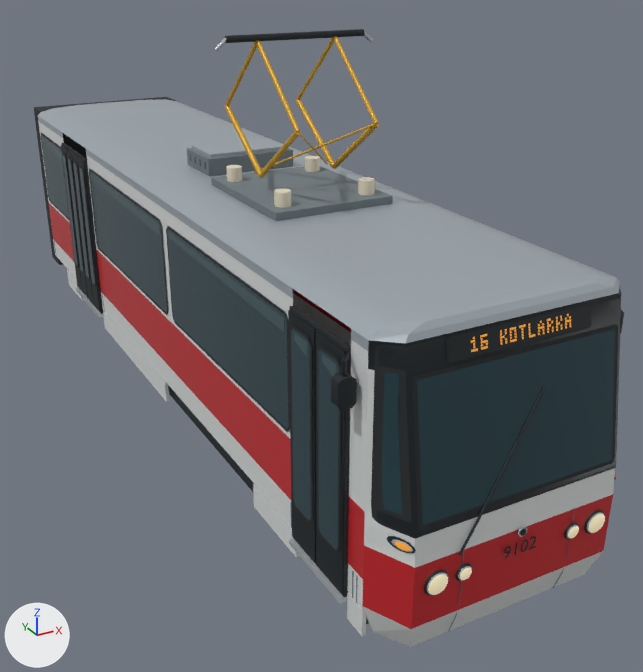
What one commit did to the glTF model assets/models/kt8d5-c.glb.
One viewpoint serves both versions: a camera (50 mm lens) standing at (-4.36, -9.99, 5.62) and looking at (0.6, -0.97, 1.11). The axes (+X, +Y, +Z) are drawn at lower left. The lights are the same throughout. The picture after the commit comes second. Vertices at exactly the same position are counted once.

The first picture shows 'kt8d5-c'.
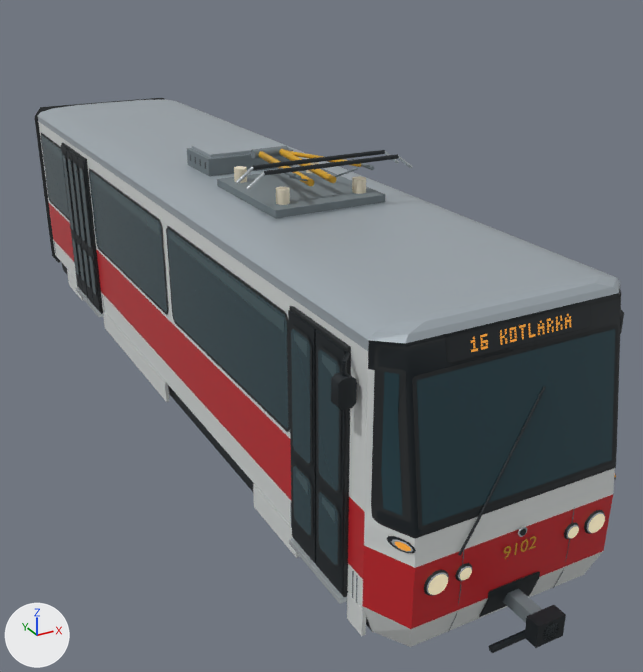
Changed parts and their boxes (x1, y1, x2, y2) in the pictures (643 x 672 px; the box of a moved part takes in the faces that stretch with it):
'kt8d5-c', reshaped (10% shorter): before (34, 29, 624, 647); after (34, 98, 624, 653)
part 1 of me_kt8d5_c, added (black): after (524, 605, 566, 648)
part 2 of me_kt8d5_c, added: after (488, 619, 566, 653)
part 3 of me_kt8d5_c, added (black): after (264, 154, 399, 176)
part 4 of me_kt8d5_c, added (black): after (252, 150, 385, 170)
part 5 of me_kt8d5_c, added: after (503, 589, 557, 640)
part 6 of me_kt8d5_c, added: after (217, 168, 385, 218)
part 7 of me_kt8d5_c, added: after (251, 146, 288, 159)
part 8 of me_kt8d5_c, added: after (280, 168, 301, 180)
part 9 of me_kt8d5_c, added: after (352, 159, 374, 170)
part 10 of me_kt8d5_c, added: after (247, 172, 265, 190)
part 11 of me_kt8d5_c, added: after (236, 167, 254, 184)
part 12 of me_kt8d5_c, moved or reshaped: before (225, 29, 365, 43); after (262, 153, 295, 173)
part 13 of me_kt8d5_c, added: after (285, 150, 361, 167)
part 14 of me_kt8d5_c, added: after (296, 470, 308, 494)
part 15 of me_kt8d5_c, added: after (322, 497, 335, 523)
part 16 of me_kt8d5_c, added: after (234, 166, 247, 183)
part 17 of me_kt8d5_c, rebuilt: before (34, 97, 176, 265); after (34, 98, 164, 263)
part 18 of me_kt8d5_c, deleted: before (215, 31, 379, 182)
part 19 of me_kt8d5_c, reshaped: before (62, 99, 393, 624); after (62, 139, 540, 647)
part 20 of me_kt8d5_c, recoloured: (504, 536, 536, 559) in both

Edits to the bpy script that builds the scene:
```text
Change me_kt8d5_c:
    remove me_kt8d5_c.from_pydata(...)  # 3122 vertices, 4047 faces; spans x -1.44..1.44, y -5.49..5.95, z 0.0..4.81
    add me_kt8d5_c.from_pydata(...)  # 3626 vertices, 4623 faces; spans x -1.44..1.44, y -5.92..5.95, z 0.0..3.64
    me_kt8d5_c part 1: a new loose piece, a box spanning x -0.14..0.14, y -5.92..-5.78, z 0.42..0.63, in mat_black (black #121b20)
    me_kt8d5_c part 2: a new loose piece, a 6-sided cylinder along x spanning x -0.39..0.39, y -5.705..-5.635, z 0.28..0.34, in mat_black (black #121b20)
    me_kt8d5_c part 3: a new loose piece, an 8-sided cylinder along x spanning x -0.76..0.76, y -2.333..-2.287, z 3.592..3.638, in mat_black (black #121b20)
    me_kt8d5_c part 4: a new loose piece, an 8-sided cylinder along x spanning x -0.76..0.76, y -2.073..-2.027, z 3.592..3.638, in mat_black (black #121b20)
    me_kt8d5_c part 5: a new loose piece, a box spanning x -0.06..0.06, y -5.92..-5.32, z 0.46..0.59, in mat_roof (grey #747f84)
    me_kt8d5_c part 6: a new loose piece, a box spanning x -0.64..0.64, y -2.29..-0.81, z 3.145..3.225, in mat_roof (grey #747f84)
    me_kt8d5_c part 7: a new loose piece, an 8-sided cylinder along x spanning x -0.21..0.21, y -0.91..-0.8, z 3.41..3.52, in mat_roof (grey #747f84)
    me_kt8d5_c part 8: a new loose piece, a 6-sided cylinder along y spanning x -0.442..-0.398, y -2.38..-1.98, z 3.526..3.564, in mat_roof (grey #747f84)
    me_kt8d5_c part 9: a new loose piece, a 6-sided cylinder along y spanning x 0.398..0.442, y -2.38..-1.98, z 3.526..3.564, in mat_roof (grey #747f84)
    me_kt8d5_c part 10: the loose piece of 12 vertices spanning x -1.37..-1.19, y -4.89..-4.69, z 2.79..2.84 is copied, and the copy is multiplied about its middle by the matrix ((0.508, 0.59, -0.514), (-0.707, 0.609, 0.0), (0.335, 0.389, 0.779)), then moved by (0.43, 2.48, 0.74), in mat_chrome (light grey #bcc4c7); it spans x -0.95..-0.75, y -2.33..-2.29, z 3.47..3.63
    me_kt8d5_c part 11: the loose piece of 12 vertices spanning x -1.37..-1.19, y -4.89..-4.69, z 2.79..2.84 is copied, and the copy is multiplied about its middle by the matrix ((0.508, 0.59, -0.514), (-0.707, 0.609, 0.0), (0.335, 0.389, 0.779)), then moved by (0.43, 2.74, 0.74), in mat_chrome (light grey #bcc4c7); it spans x -0.95..-0.75, y -2.07..-2.03, z 3.47..3.63
    me_kt8d5_c part 12: the loose piece of 16 vertices spanning x -0.78..0.78, y -1.58..-1.51, z 4.74..4.81 is multiplied about its middle by the matrix ((-0.18, 0.853, 0.011), (-0.852, -0.18, 0.05), (0.051, 0.0, 0.87)), then moved by (-0.25, 0.03, -1.27), in mat_yellow (yellow #d8a528)
    me_kt8d5_c part 13: the loose piece of 16 vertices spanning x -0.78..0.78, y -1.58..-1.51, z 4.74..4.81 is copied, and the copy is multiplied about its middle by the matrix ((0.18, 0.853, -0.011), (-0.852, 0.18, 0.05), (0.051, 0.0, 0.87)), then moved by (0.25, 0.03, -1.27), in mat_yellow (yellow #d8a528); it spans x 0.09..0.41, y -2.18..-0.85, z 3.44..3.57
    me_kt8d5_c part 14: the loose piece of 4 vertices spanning x -1.3, y -4.18..-3.96, z 2.55..2.69 is copied, and the copy is moved by (0.0, 0.0, -1.32); it spans x -1.3, y -4.18..-3.96, z 1.23..1.37
    me_kt8d5_c part 15: the loose piece of 4 vertices spanning x -1.3, y -4.65..-4.43, z 2.55..2.69 is copied, and the copy is moved by (0.0, 0.0, -1.32); it spans x -1.3, y -4.65..-4.43, z 1.23..1.37
    me_kt8d5_c part 16: a new loose piece, an 8-sided cylinder along z spanning x -0.52..-0.38, y -1.11..-0.95, z 3.2..3.38, in mat_cream (pale yellow #eae0c7)
    me_kt8d5_c part 17: the loose piece of 8 vertices spanning x -1.19..1.19, y 5.45..5.95, z 0.4..3.09 is rebuilt with 66 vertices and now spans x -1.21..1.21, y 5.45..5.95, z 0.43..3.09
    me_kt8d5_c part 18: 15 loose pieces with 140 vertices, spanning x -1.19..1.19, y -2.42..5.91, z 0.42..4.79, are deleted
    me_kt8d5_c part 19: 144 vertices moved from x -1.3..1.3, y -4.73..3.76, z 0.94..1.01 to x -1.3..1.3, y -4.73..3.76, z 1.52..1.59; 148 vertices removed from x -1.19..1.19, y -4.93..5.81, z 0.31..4.02; 474 vertices added at x -1.3..1.3, y -5.46..5.45, z 0.31..3.5
    me_kt8d5_c part 20: 84 faces spanning x -0.18..0.18, y -5.47, z 0.99..1.12 switch from mat_black (black #121b20) to mat_yellow (yellow #d8a528)
    other edits to the shape of me_kt8d5_c do not show in these pictures
```
